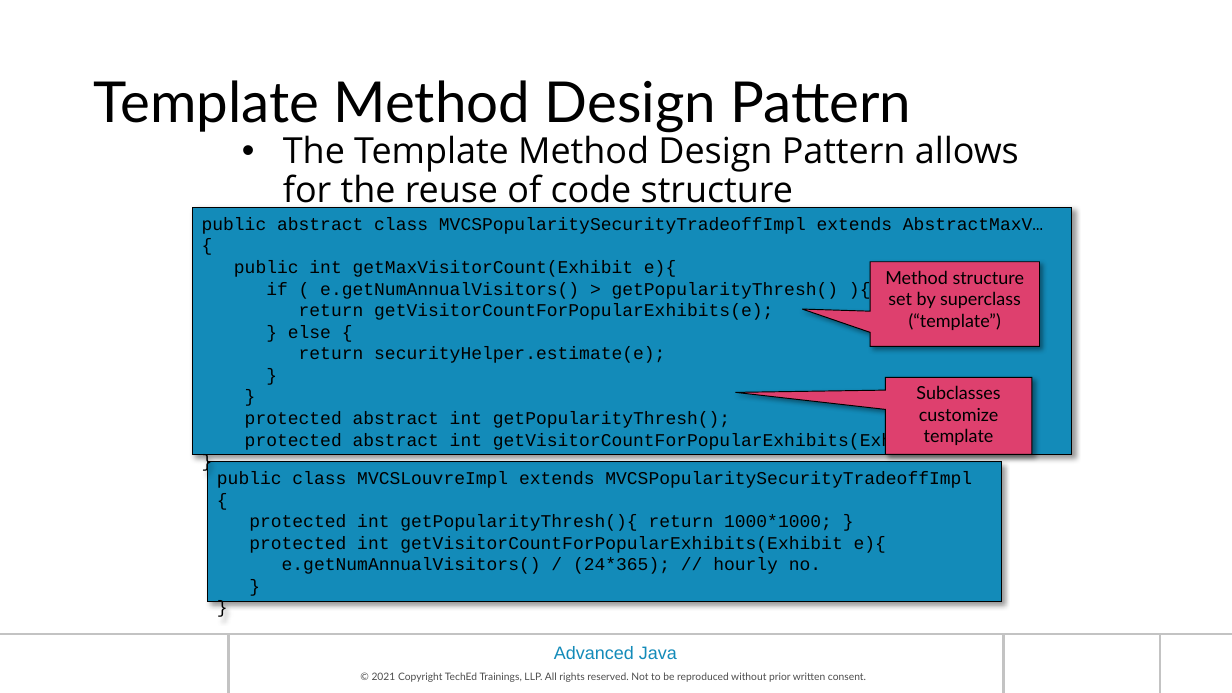
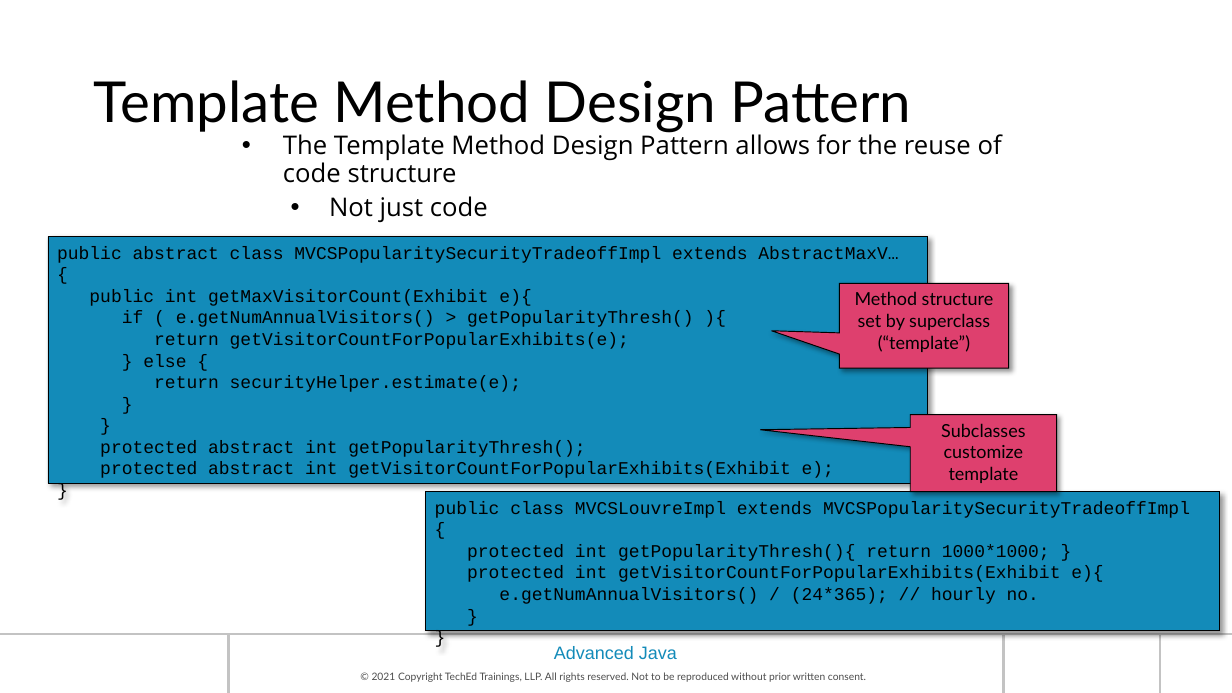
Before and after one commit to prabhat1510/maveric2122, a slide deck: slide 40 of HAN_AdvancedJava_Ch06-Design Patterns.pptx. Drawn at 1232x693 pixels with LibreOffice and Linux fonts; fonts in the diff are those of the drawing; background and template pictures are left out. Boxes give left, top, right and bottom in pixels: in the first picture for what was removed or moved away, otherwise in the second. Text is boxed around its words. In the diff, an @@ line names an element or a change of style, - is before the commit and + after.

```diff
--- a/HAN_AdvancedJava_Ch06-Design Patterns.pptx
+++ b/HAN_AdvancedJava_Ch06-Design Patterns.pptx
@@ text "The Template Method Design Pattern ..." at [283, 130, 1002, 222]: size 28 to 20 pt in "The Template Method Design Pattern allows for ..."; size 24 to 20 pt in "Not just code" @@
@@ rectangle "public abstract class MVCSPopularitySecurityTradeoffImpl ext ...": place and size @@
-rectangle "public abstract class MVCSPopularitySecurityTradeoffImpl ext ..." at [192, 208, 1072, 455]
+rectangle "public abstract class MVCSPopularitySecurityTradeoffImpl ext ..." at [48, 237, 928, 483]
@@ speech box "Method structure set by superclass": place and size @@
-speech box "Method structure set by superclass" at [871, 262, 1040, 347]
+speech box "Method structure set by superclass" at [839, 284, 1008, 369]
@@ speech box "Subclasses customize template": place and size @@
-speech box "Subclasses customize template" at [885, 377, 1031, 454]
+speech box "Subclasses customize template" at [910, 415, 1056, 492]
@@ rectangle "public class MVCSLouvreImpl extends MVCSPopularitySecurityTr ...": place and size @@
-rectangle "public class MVCSLouvreImpl extends MVCSPopularitySecurityTr ..." at [208, 462, 1002, 602]
+rectangle "public class MVCSLouvreImpl extends MVCSPopularitySecurityTr ..." at [426, 492, 1220, 631]
```
Also in this commit, not shown: 21 other slides changed.
